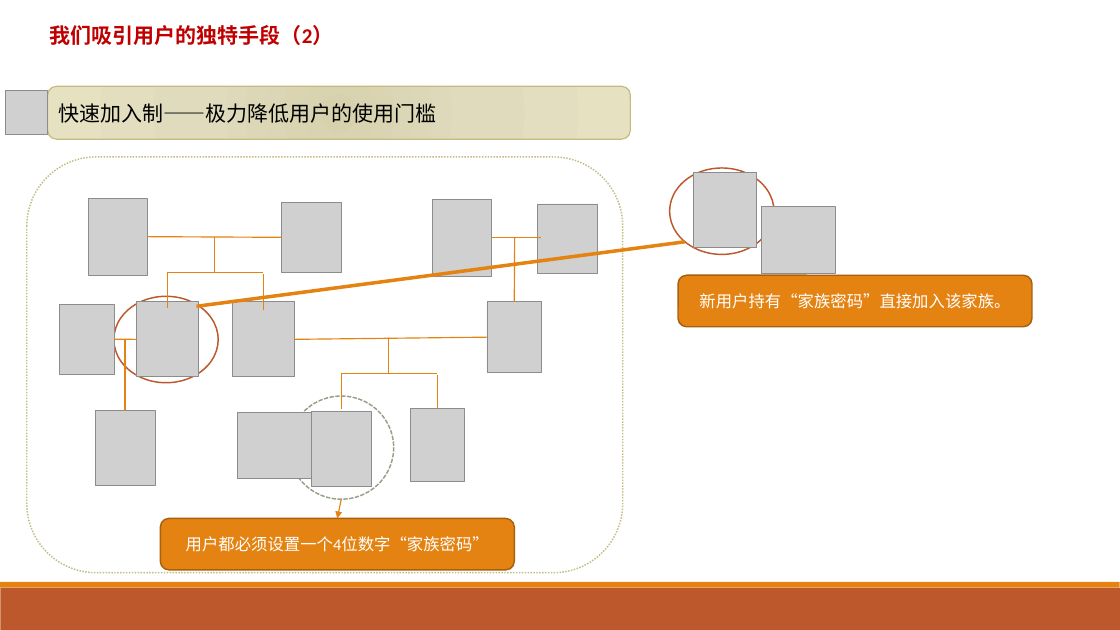
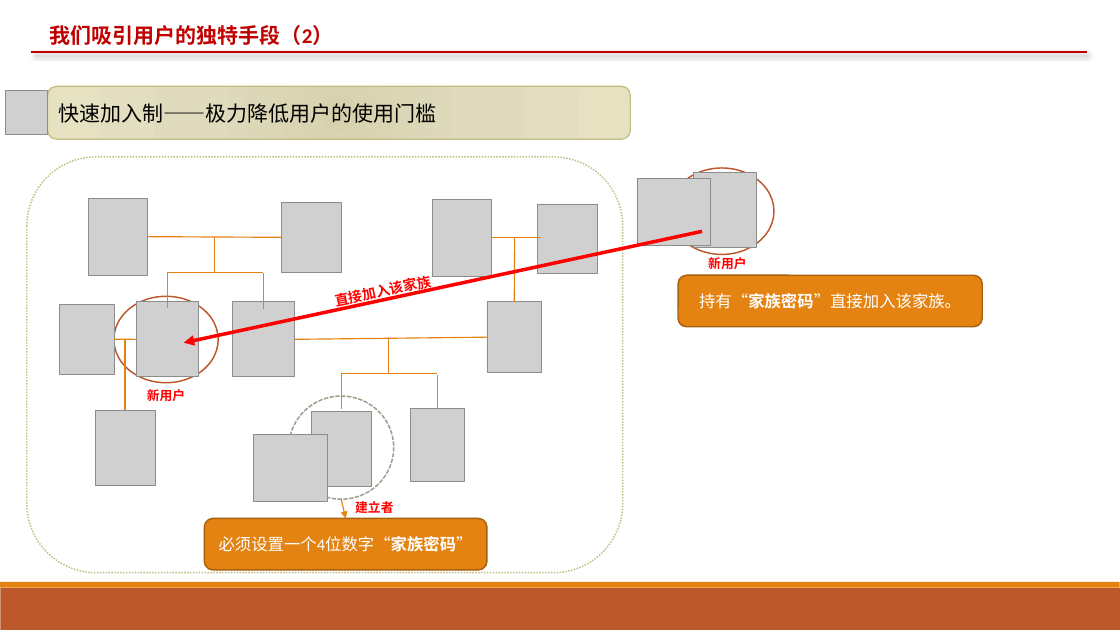
Before and after one commit to alpena1986/bloodnetdoc, a slide deck: slide 11 of 商业计划书.pptx (slide 9 before the commit). Drawn at 1120x630 pixels with LibreOffice and Linux fonts; fonts in the diff are those of the drawing; grey boxes stand for pictures. Boxes give left, top, right and bottom in pixels: in the first picture for what was removed or moved away, otherwise in the second. Text is boxed around its words. In the diff, an @@ line names an element or a change of style, - is before the commit and + after.

```diff
--- a/商业计划书.pptx
+++ b/商业计划书.pptx
@@ line added from (30, 52) to (1087, 52), #C00000 1.5 pt @@
@@ picture moved from (x1=761, y1=207, x2=835, y2=273) to (x1=637, y1=179, x2=711, y2=245) @@
@@ line moved from (197, 307) - (685, 242) to (702, 231) - (184, 343) @@
@@ line (702, 231) - (184, 343): line to arrow; stroke #E48312 3 pt to #FF0000 3 pt @@
@@ text added at (x1=708, y1=257, x2=747, y2=269), 11 pt, text #FF0000, bold @@
+新用户
@@ text added at (x1=391, y1=275, x2=432, y2=299), 12 pt, text #FF0000, bold @@
+直接加入该家族
@@ rounded rectangle "持有“家族密码”直接加入该家族。" resized from (x1=678, y1=276, x2=1032, y2=327) to (x1=678, y1=276, x2=982, y2=327) @@
@@ text in rounded rectangle at (x1=699, y1=293, x2=961, y2=309): text changed @@
-新用户持有“家族密码”直接加入该家族。
+持有“家族密码”直接加入该家族。
@@ text added at (x1=147, y1=389, x2=186, y2=401), 11 pt, text #FF0000, bold @@
+新用户
@@ picture moved from (x1=238, y1=413, x2=312, y2=479) to (x1=254, y1=434, x2=328, y2=501) @@
@@ arrow moved from (341, 499) - (338, 518) to (341, 499) - (346, 518) @@
@@ text added at (x1=355, y1=501, x2=394, y2=513), 11 pt, text #FF0000, bold @@
+建立者
@@ rounded rectangle "必须设置一个4位数字“家族密码”" resized from (x1=160, y1=518, x2=514, y2=570) to (x1=204, y1=518, x2=487, y2=570) @@
@@ text in rounded rectangle at (x1=219, y1=536, x2=473, y2=552): text changed @@
-用户都必须设置一个4位数字“家族密码”
+必须设置一个4位数字“家族密码”
```
Also in this commit, not shown: 6 other slides changed, 10 slides added, 1 slide removed, 1 other file.
